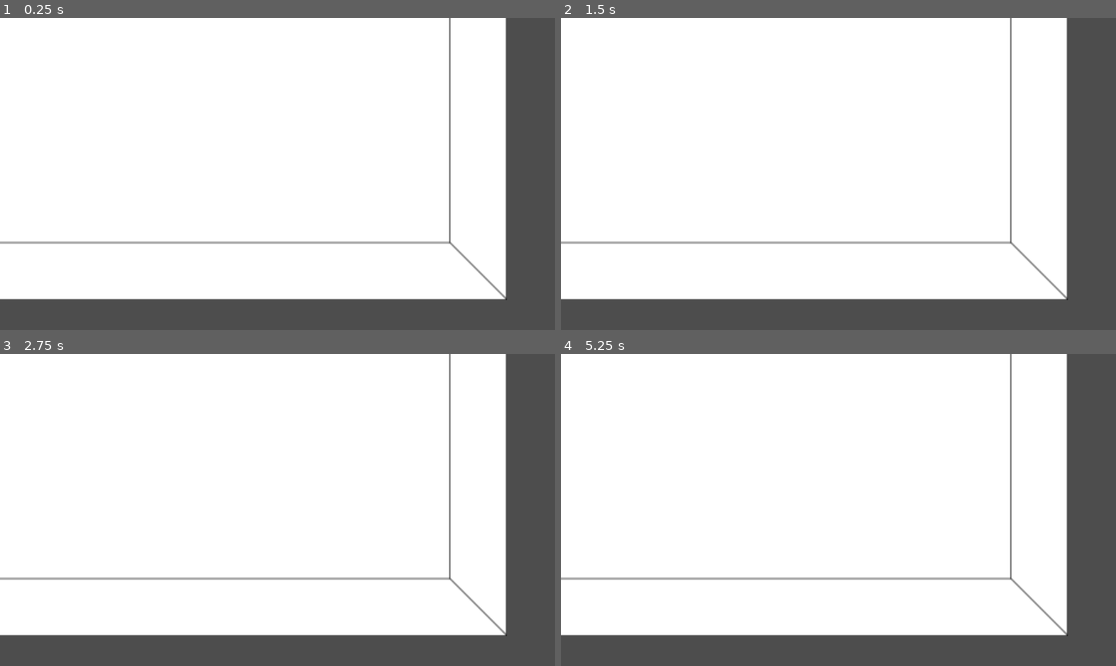
Above: before the commit, frames 1-4 (two rows, left to right).
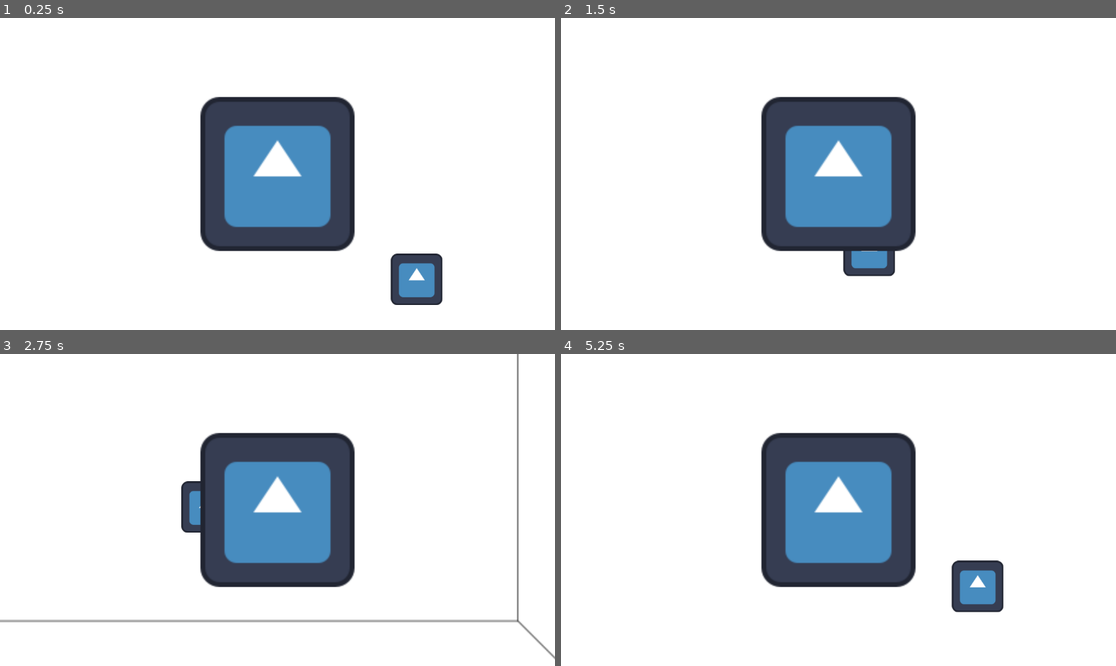
Above: after the commit, the same moments.

Repository: DeeJayAdi/test-of-might
Game: Godot game, scene res://scenes/maps/Tutorial.tscn
The game is run twice, just before and just after one commit, with the same random seed, the same clock (stepped at 60 frames per second) and the same inputs. The engine's default icon, where the game draws it, is replaced by a stand-in: a white triangle on a blue panel in a dark square.
Inputs:
- Up to frame 1 (0.25 s): no input
- Up to frame 2 (1.5 s): tap Enter at 0.5 s; hold D (right) 0.53-1.28 s; hold S (down) from 1.28 s (still down)
- Up to frame 3 (2.75 s): tap Space at 2 s; release S (down) at 2.03 s; hold D (right) from 2.03 s (still down)
- Up to frame 4 (5.25 s): release D (right) at 2.78 s; hold W (up) 2.78-3.53 s; hold A (left) 3.53-5.03 s; hold S (down) from 5.03 s (still down)

The runs differ from the first frame. In frame 1, 33% of the frame differs, in the area x 0-100%, y 0-100%; in frame 2, 33%; in frame 3, 34%; in frame 4, 34%.

Commit message:
usunalem zbedna kolizje z mapy, dodalem do niej gracza i przypialem kamere do gracza

Diff:
--- a/src/test-of-might/scenes/maps/Tutorial.tscn
+++ b/src/test-of-might/scenes/maps/Tutorial.tscn
@@ -1,6 +1,8 @@
-[gd_scene load_steps=2 format=3 uid="uid://d30f5dgjsj02l"]
+[gd_scene load_steps=4 format=3 uid="uid://d30f5dgjsj02l"]
 
 [ext_resource type="Texture2D" uid="uid://d1inicvj8wrun" path="res://map.png" id="1_jl26d"]
+[ext_resource type="Texture2D" uid="uid://d3adiwgqqne7o" path="res://icon.svg" id="2_30580"]
+[ext_resource type="PackedScene" uid="uid://b60ho6btoc5of" path="res://scenes/player/player.tscn" id="3_rgysx"]
 
 [node name="Node2D" type="Node2D"]
 position = Vector2(-1525, 606)
@@ -10,11 +12,6 @@
 position = Vector2(61, -24.24)
 scale = Vector2(0.1, 0.1)
 texture = ExtResource("1_jl26d")
-
-[node name="FloorCollision" type="StaticBody2D" parent="."]
-
-[node name="CollisionPolygon2D" type="CollisionPolygon2D" parent="FloorCollision"]
-polygon = PackedVector2Array(98.36, -42.96, 23.68, -42.96, 23.72, -5.6, 98.36, -5.6)
 
 [node name="Wall1Collision" type="StaticBody2D" parent="."]
 
@@ -35,3 +32,11 @@
 
 [node name="CollisionPolygon2D" type="CollisionPolygon2D" parent="Wall4Collision"]
 polygon = PackedVector2Array(18.92, -0.84, 23.72, -5.6, 98.36, -5.6, 103.04, -0.880001)
+
+[node name="tempOfReference" type="Sprite2D" parent="."]
+position = Vector2(72.56, -15.039999)
+scale = Vector2(0.03343749, 0.03343749)
+texture = ExtResource("2_30580")
+
+[node name="player" parent="." instance=ExtResource("3_rgysx")]
+position = Vector2(61, -23.8)
--- a/src/test-of-might/scenes/player/player.tscn
+++ b/src/test-of-might/scenes/player/player.tscn
@@ -7,6 +7,7 @@
 size = Vector2(130, 130)
 
 [node name="player" type="CharacterBody2D"]
+scale = Vector2(0.1, 0.1)
 script = ExtResource("1_dovo2")
 speed = 300
 
@@ -15,3 +16,5 @@
 
 [node name="Sprite2D" type="Sprite2D" parent="."]
 texture = ExtResource("1_8afob")
+
+[node name="Camera2D" type="Camera2D" parent="."]
